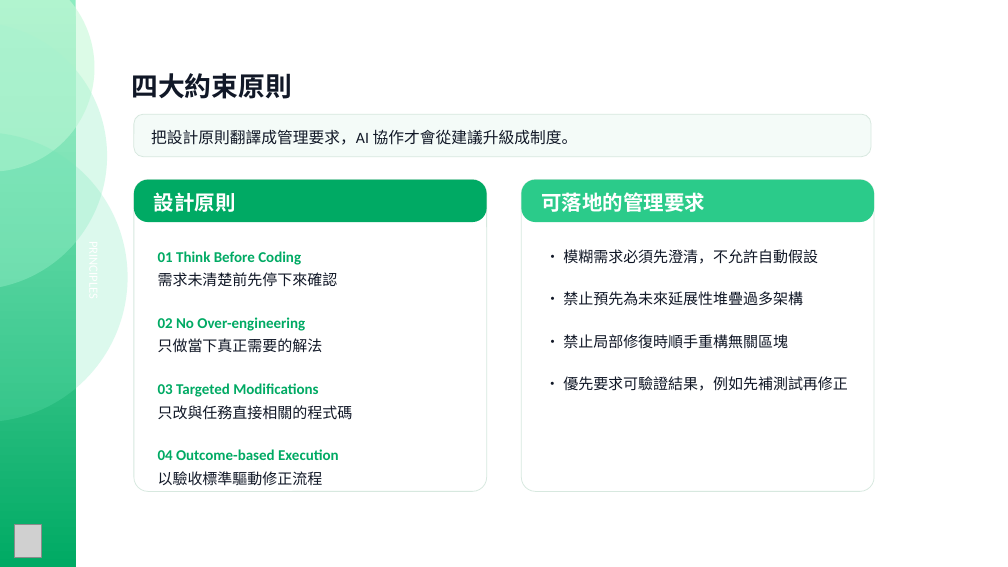
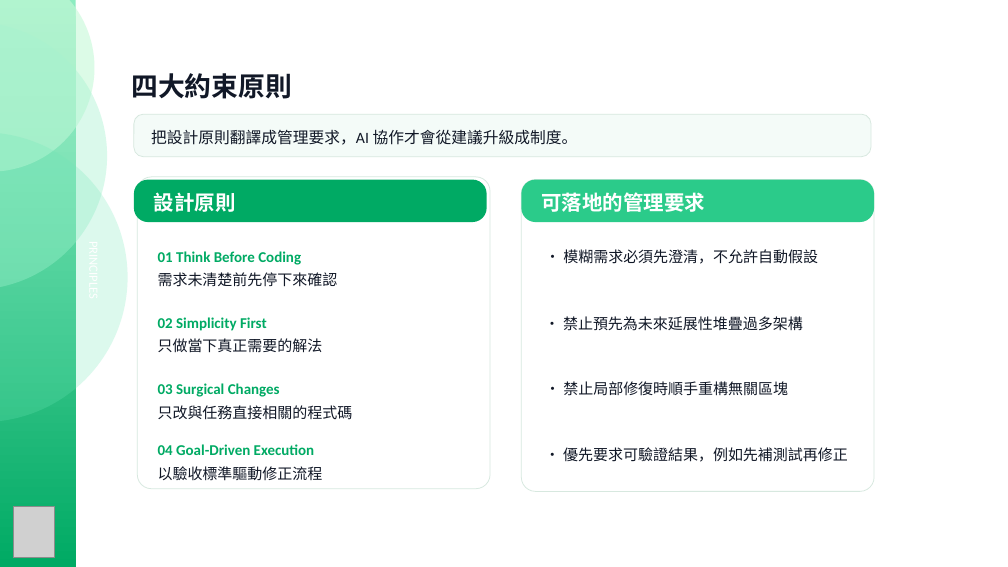
Before and after one commit to rondolu/ppt-master, a slide deck: slide 6 of projects/ai_devtools_governance_ppt169_20260528/exports/ai_devtools_governance_20260528_103716.pptx. Drawn at 1008x567 pixels with LibreOffice and Linux fonts; fonts in the diff are those of the drawing; grey boxes stand for pictures. Boxes give left, top, right and bottom in pixels: in the first picture for what was removed or moved away, otherwise in the second. Text is boxed around its words. In the diff, an @@ line names an element or a change of style, - is before the commit and + after.

```diff
--- a/projects/ai_devtools_governance_ppt169_20260528/exports/ai_devtools_governance_20260528_103716.pptx
+++ b/projects/ai_devtools_governance_ppt169_20260528/exports/ai_devtools_governance_20260528_103716.pptx
@@ rounded rectangle: place and size @@
-rounded rectangle at box(134, 180, 487, 492)
+rounded rectangle at box(138, 177, 491, 488)
@@ text at box(158, 317, 267, 331): text changed @@
-02 No Over-engineering
+02 Simplicity First
@@ text "• 禁止預先為未來延展性堆疊過多架構": place and size @@
-text "• 禁止預先為未來延展性堆疊過多架構" at box(563, 291, 803, 306)
+text "• 禁止預先為未來延展性堆疊過多架構" at box(563, 316, 803, 331)
@@ text at box(158, 383, 280, 397): text changed @@
-03 Targeted Modifications
+03 Surgical Changes
@@ text "• 禁止局部修復時順手重構無關區塊": place and size @@
-text "• 禁止局部修復時順手重構無關區塊" at box(563, 334, 788, 349)
+text "• 禁止局部修復時順手重構無關區塊" at box(563, 381, 788, 396)
@@ text at box(158, 444, 314, 455): text changed @@
-04 Outcome-based Execution
+04 Goal-Driven Execution
@@ text "• 優先要求可驗證結果，例如先補測試再修正": place and size @@
-text "• 優先要求可驗證結果，例如先補測試再修正" at box(563, 376, 848, 391)
+text "• 優先要求可驗證結果，例如先補測試再修正" at box(563, 447, 848, 462)
@@ text "以驗收標準驅動修正流程": place and size @@
-text "以驗收標準驅動修正流程" at box(158, 471, 323, 486)
+text "以驗收標準驅動修正流程" at box(158, 466, 323, 481)
@@ picture: place and size @@
-picture at box(14, 525, 41, 558)
+picture at box(13, 507, 54, 558)
```
Also in this commit, not shown: 6 other slides changed, 4 slides added.
